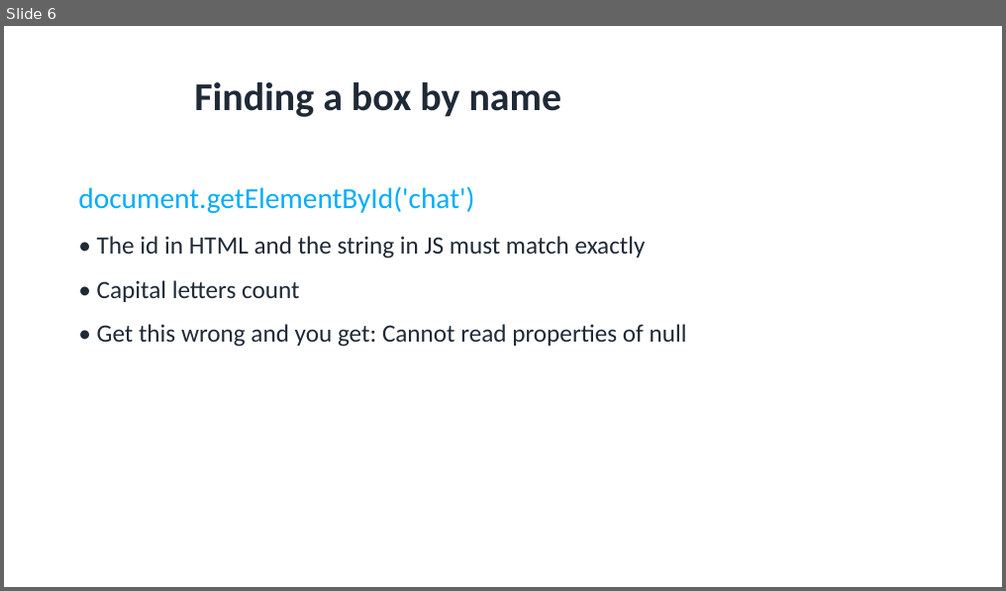
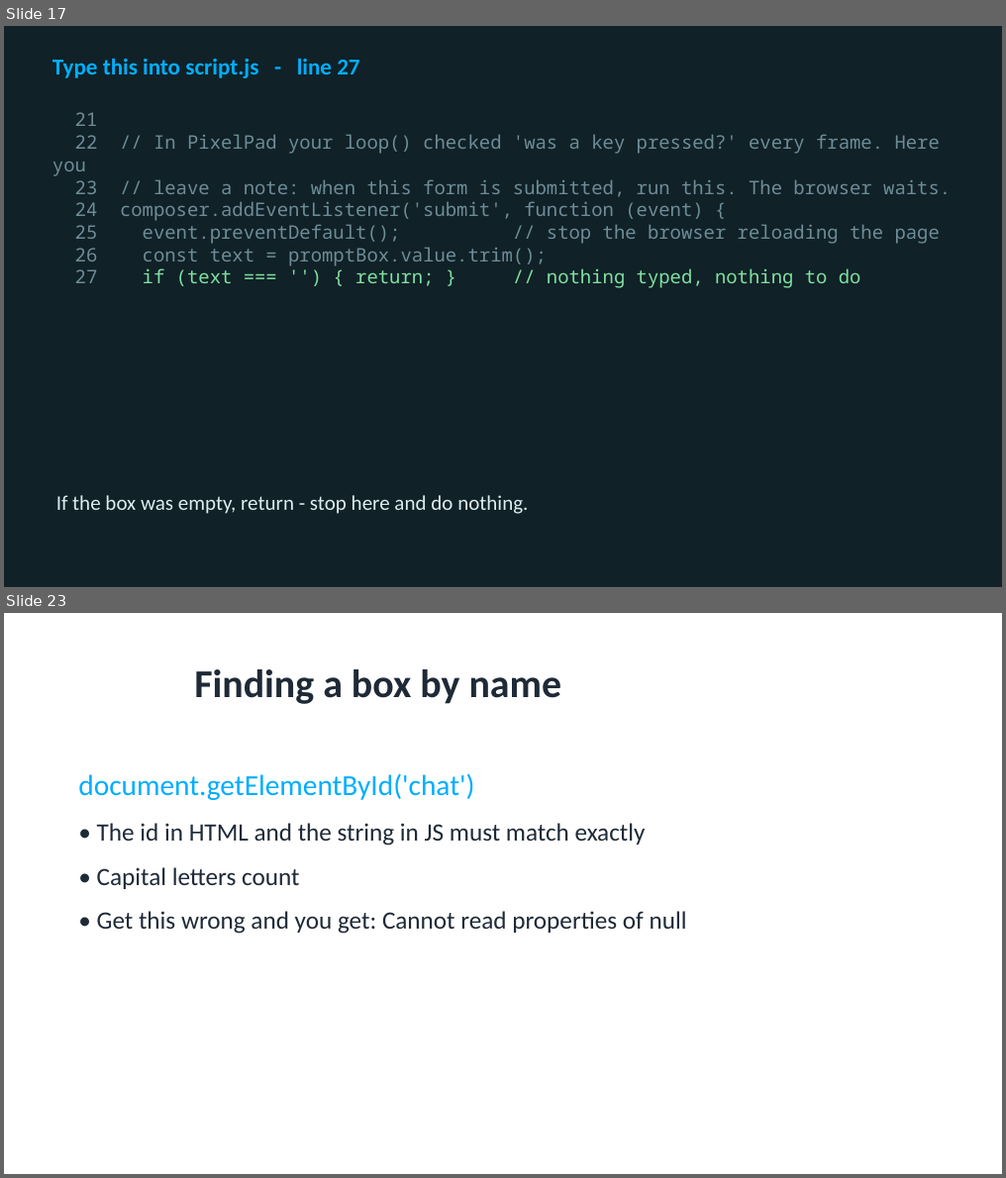
Before and after one commit to utgapps/utgapps.github.io, a slide deck: ai101/slides/week-02.pptx. Shown one above the other, each under a label of ours: slide 6 before the commit, slides 17 and 23 after it; the slides between them are not shown. The pictures are 1006x591 and 1006x1178 pixels, drawn with LibreOffice and Linux fonts; fonts in the diff are those of the drawing. Boxes give left, top, right and bottom in pixels: in the first picture for what was removed or moved away, otherwise in the second. Text is boxed around its words. In the diff, an @@ line names an element or a change of style, - is before the commit and + after.

```diff
--- a/ai101/slides/week-02.pptx
+++ b/ai101/slides/week-02.pptx
@@ slide 17 added at [4,26,1002,587], background #102127 @@
@@ text added at [53,58,359,78], 22 pt, text #01AEFD, bold @@
+Type this into script.js - line 27
@@ text added at [75,112,950,288], 18 pt, text #6D8C97 @@
+21
+22 // In PixelPad your loop() checked 'was a key pressed?' every frame. Here you
+23 // leave a note: when this form is submitted, run this. The browser waits.
+24 composer.addEventListener('submit', function (event) {
+25 event.preventDefault(); // stop the browser reloading the page
+26 const text = promptBox.value.trim();
+27 if (text === '') { return; } // nothing typed, nothing to do
@@ text added at [56,495,528,514], 20 pt, text #DCECEF @@
+If the box was empty, return - stop here and do nothing.
@@ what was slide 6 is now slide 23 @@
```
Also in this commit, not shown: 3 slides changed, 29 other slides added, 17 other files.
